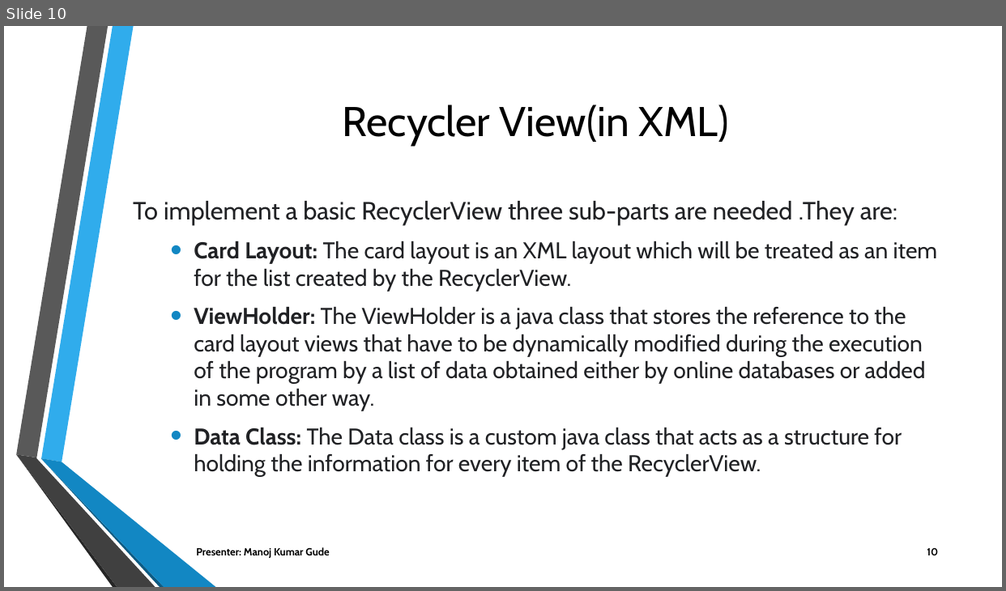
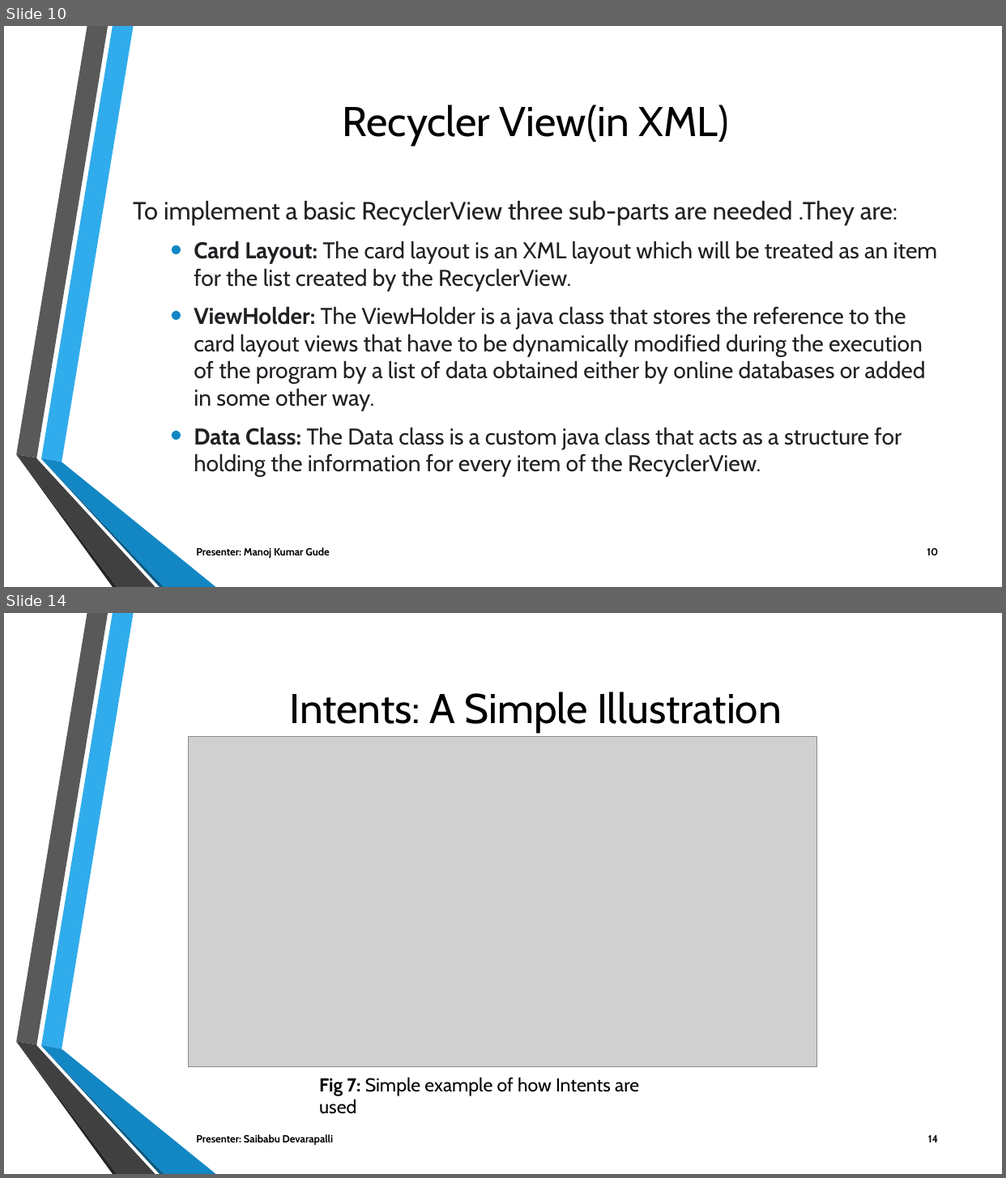
Before and after one commit to Sec03Team05Fall22GDP1/FreebiesforNewbies, a slide deck: Project_Files/Sprint10/FREEBIES FOR NEWBIES Workshop2 (1).pptx. Shown one above the other, each under a label of ours: slide 10 before the commit, slides 10 and 14 after it; the slides between them are not shown. The pictures are 1006x591 and 1006x1178 pixels, drawn with LibreOffice and Linux fonts; fonts in the diff are those of the drawing; grey boxes stand for pictures; background and template pictures are left out. Boxes give left, top, right and bottom in pixels: in the first picture for what was removed or moved away, otherwise in the second. Text is boxed around its words. In the diff, an @@ line names an element or a change of style, - is before the commit and + after.

Commit message:
Updated workshop slides on Intents

```diff
--- a/Project_Files/Sprint10/FREEBIES FOR NEWBIES Workshop2 (1).pptx
+++ b/Project_Files/Sprint10/FREEBIES FOR NEWBIES Workshop2 (1).pptx
@@ slide 14 added at box(4, 613, 1002, 1174), background picture (left out); not listed: 6 template elements that a slide beside it also shows @@
@@ title added at box(290, 692, 781, 731), 40 pt, text #000000 @@
+Intents: A Simple Illustration
@@ picture added at box(189, 736, 818, 1067) @@
@@ text added at box(319, 1077, 639, 1114), 18 pt, text #000000 @@
+Fig 7: Simple example of how Intents are used
@@ text added at box(196, 1135, 333, 1145), 10 pt, text #000000, bold @@
+Presenter: Saibabu Devarapalli
@@ page number added at box(928, 1135, 938, 1143), 10 pt, text #000000, bold @@
+14
```
Also in this commit, not shown: 3 other slides added.
